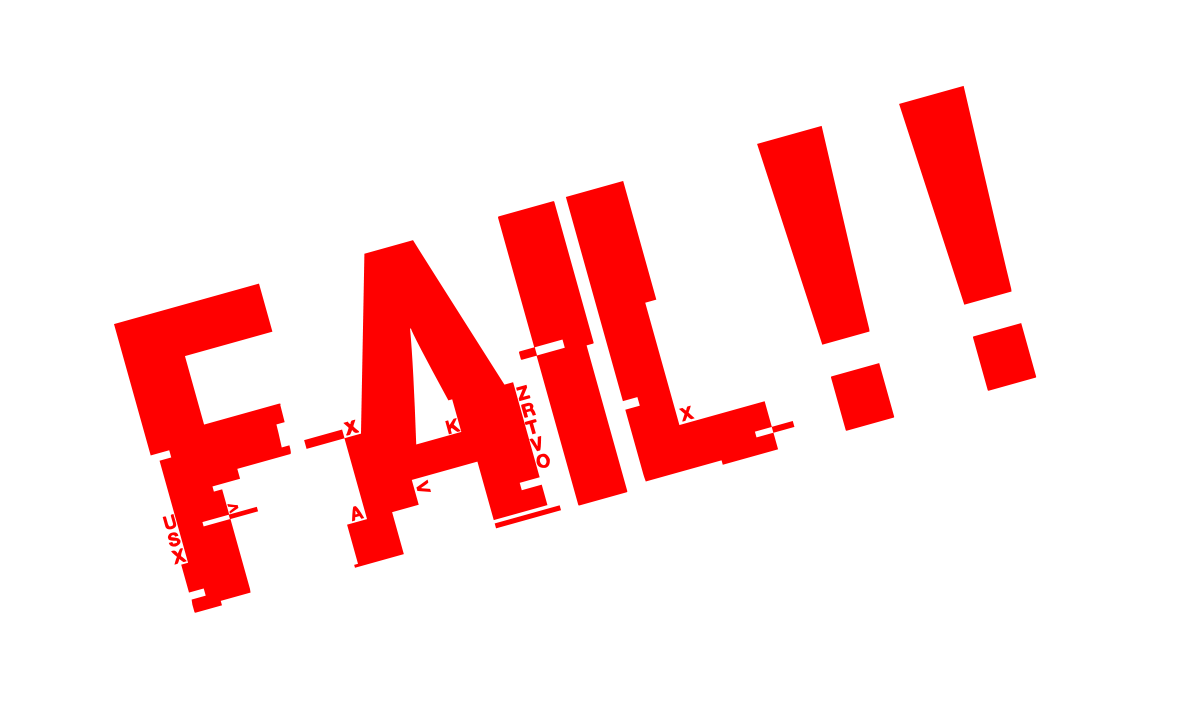
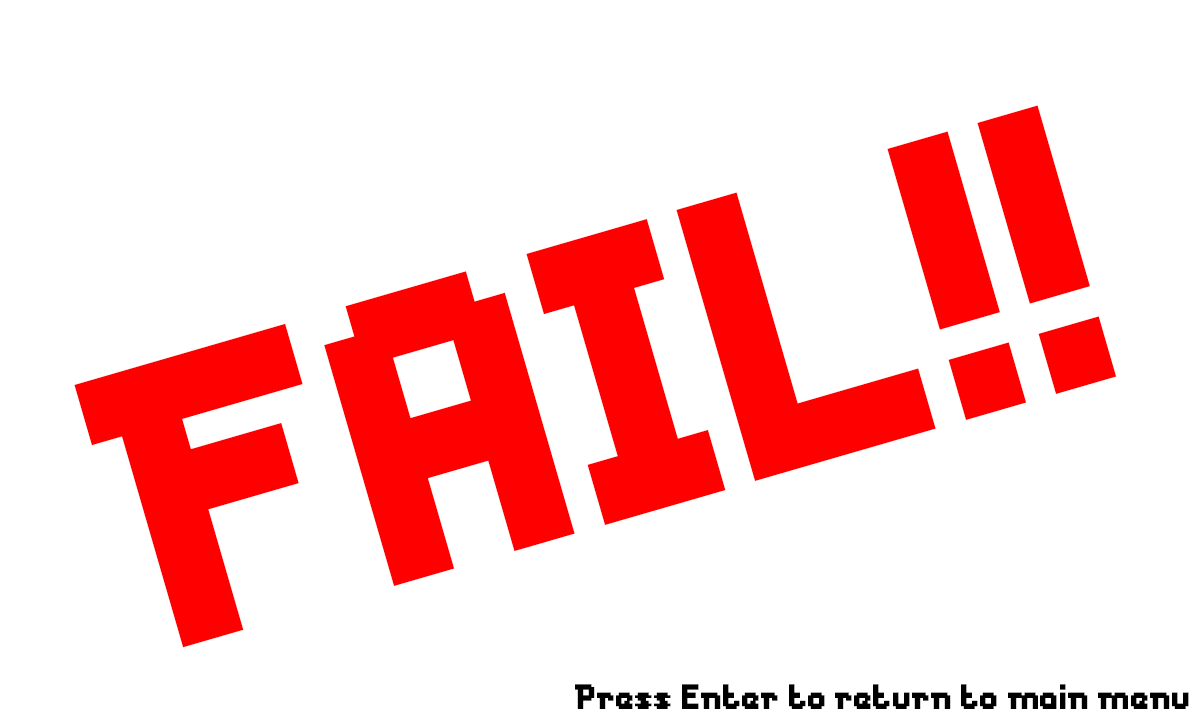
The second (1200, 720) image is a revision of the first. Changes to its layers:
added layer "Press Enter to return to main menu" above "FAIL!!" over [575, 684, 1189, 709]
painted on "FAIL!!" over [74, 85, 1117, 648]
